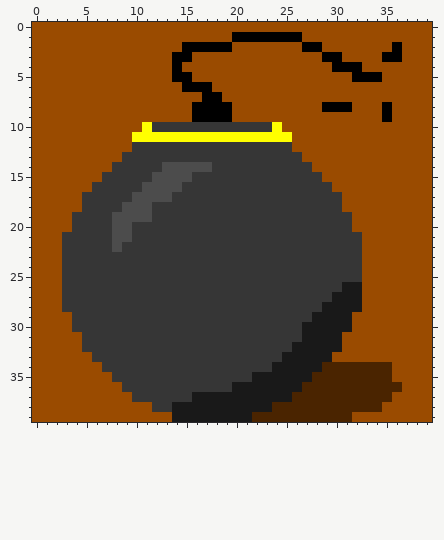
Two states of a pixel-art sprite, src/images/piege.png. The picture above was drawn from the file before the commit.
The file is 40x40 pixels. Colours within 5 levels of each other are drawn and written as one.
After:
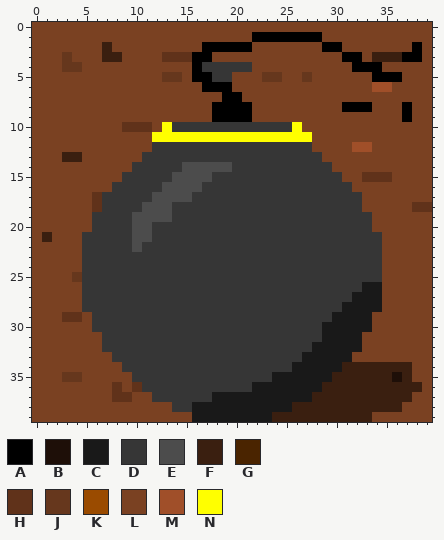
Palette (. is transparent): A #000000  B #1e0f08  C #191919  D #363636  E #4c4c4c  F #3a1f10  G #4a2400  H #60321a  J #66371d  K #9a4b00  L #7a4122  M #a04f29  N #ffff00
Diff:
@@ x 0..39 @@
- 0 KKKKKKKKKKKKKKKKKKKKKKKKKKKKKKKKKKKKKKKK
- 1 KKKKKKKKKKKKKKKKKKKKAAAAAAAKKKKKKKKKKKKK
- 2 KKKKKKKKKKKKKKKAAAAAKKKKKKKAAKKKKKKKAKKK
- 3 KKKKKKKKKKKKKKAAKKKKKKKKKKKKKAAKKKKAAKKK
- 4 KKKKKKKKKKKKKKAKKKKKKKKKKKKKKKAAAKKKKKKK
- 5 KKKKKKKKKKKKKKAAKKKKKKKKKKKKKKKKAAAKKKKK
- 6 KKKKKKKKKKKKKKKAAAKKKKKKKKKKKKKKKKKKKKKK
- 7 KKKKKKKKKKKKKKKKKAAKKKKKKKKKKKKKKKKKKKKK
- 8 KKKKKKKKKKKKKKKKAAAAKKKKKKKKKAAAKKKAKKKK
- 9 KKKKKKKKKKKKKKKKAAAAKKKKKKKKKKKKKKKAKKKK
-10 KKKKKKKKKKKNDDDDDDDDDDDDNKKKKKKKKKKKKKKK
-11 KKKKKKKKKKNNNNNNNNNNNNNNNNKKKKKKKKKKKKKK
-12 KKKKKKKKKKDDDDDDDDDDDDDDDDKKKKKKKKKKKKKK
-13 KKKKKKKKKDDDDDDDDDDDDDDDDDDKKKKKKKKKKKKK
-14 KKKKKKKKDDDDDEEEEEDDDDDDDDDDKKKKKKKKKKKK
-15 KKKKKKKDDDDDEEEEDDDDDDDDDDDDDKKKKKKKKKKK
-16 KKKKKKDDDDDEEEEDDDDDDDDDDDDDDDKKKKKKKKKK
-17 KKKKKDDDDDEEEEDDDDDDDDDDDDDDDDDKKKKKKKKK
-18 KKKKKDDDDEEEDDDDDDDDDDDDDDDDDDDKKKKKKKKK
-19 KKKKDDDDEEEEDDDDDDDDDDDDDDDDDDDDKKKKKKKK
-20 KKKKDDDDEEDDDDDDDDDDDDDDDDDDDDDDKKKKKKKK
-21 KKKDDDDDEEDDDDDDDDDDDDDDDDDDDDDDDKKKKKKK
-22 KKKDDDDDEDDDDDDDDDDDDDDDDDDDDDDDDKKKKKKK
-23 KKKDDDDDDDDDDDDDDDDDDDDDDDDDDDDDDKKKKKKK
-24 KKKDDDDDDDDDDDDDDDDDDDDDDDDDDDDDDKKKKKKK
-25 KKKDDDDDDDDDDDDDDDDDDDDDDDDDDDDDDKKKKKKK
-26 KKKDDDDDDDDDDDDDDDDDDDDDDDDDDDDCCKKKKKKK
-27 KKKDDDDDDDDDDDDDDDDDDDDDDDDDDDCCCKKKKKKK
-28 KKKDDDDDDDDDDDDDDDDDDDDDDDDDDCCCCKKKKKKK
-29 KKKKDDDDDDDDDDDDDDDDDDDDDDDDCCCCKKKKKKKK
-30 KKKKDDDDDDDDDDDDDDDDDDDDDDDCCCCCKKKKKKKK
-31 KKKKKDDDDDDDDDDDDDDDDDDDDDDCCCCKKKKKKKKK
-32 KKKKKDDDDDDDDDDDDDDDDDDDDDCCCCCKKKKKKKKK
-33 KKKKKKDDDDDDDDDDDDDDDDDDDCCCCCKKKKKKKKKK
-34 KKKKKKKDDDDDDDDDDDDDDDDDCCCCCGGGGGGGKKKK
-35 KKKKKKKKDDDDDDDDDDDDDDCCCCCCGGGGGGGGKKKK
-36 KKKKKKKKKDDDDDDDDDDDCCCCCCCGGGGGGGGGGKKK
-37 KKKKKKKKKKDDDDDDCCCCCCCCCCGGGGGGGGGGKKKK
-38 KKKKKKKKKKKKDDCCCCCCCCCCGGGGGGGGGGGKKKKK
-39 KKKKKKKKKKKKKKCCCCCCCCGGGGGGGGGGKKKKKKKK
+ 0 LLLLLLLLLLLLLLLLLLLLLLLLLLLLLLLLLLLLLLLL
+ 1 LLLLLLLLLLLLLLLLLLLLLLAAAAAAALLLLLLLLLLL
+ 2 LLLLLLLFLLLLLLLLLAAAAALLLLLLLAALLLLLLLAL
+ 3 LLLJLLLFFLLLLHHHAALLLLLLLLLLLLLAALFFFAAL
+ 4 LLLJJLLLLLLLLLLLADDDDDLLLLLLLLLLAAALLLLL
+ 5 LLLLLLLLLLLLLJJLAADDLLLJJLLJLLLLLLAAALLL
+ 6 LLLLLLLLLLLLLLLLLAAALLLLLLLLLLLLLLMMLLLL
+ 7 LLLLLLLLLLLLLLLLLLLAALLLLLLLLLLLLLLLLLLL
+ 8 LLLLLLLLLLLLLLLLLLAAAALLLLLLLLLAAALLLALL
+ 9 LLLLLLLLLLLLLLLLLLAAAALLLLLLLLLLLLLLLALL
+10 LLLLLLLLLHHHLNDDDDDDDDDDDDNLLLLLLLLLLLLL
+11 LLLLLLLLLLLLNNNNNNNNNNNNNNNNLLLLLLLLLLLL
+12 LLLLLLLLLLLLDDDDDDDDDDDDDDDDLLLLMMLLLLLL
+13 LLLFFLLLLLLDDDDDDDDDDDDDDDDDDLLLLLLLLLLL
+14 LLLLLLLLLLDDDDDEEEEEDDDDDDDDDDLLLLLLLLLL
+15 LLLLLLLLLDDDDDEEEEDDDDDDDDDDDDDLLHHHLLLL
+16 LLLLLLLLDDDDDEEEEDDDDDDDDDDDDDDDLLLLLLLL
+17 LLLLLLHDDDDDEEEEDDDDDDDDDDDDDDDDDLLLLLLL
+18 LLLLLLHDDDDEEEDDDDDDDDDDDDDDDDDDDLLLLLHH
+19 LLLLLLDDDDEEEEDDDDDDDDDDDDDDDDDDDDLLLLLL
+20 LLLLLLDDDDEEDDDDDDDDDDDDDDDDDDDDDDLLLLLL
+21 LFLLLDDDDDEEDDDDDDDDDDDDDDDDDDDDDDDLLLLL
+22 LLLLLDDDDDEDDDDDDDDDDDDDDDDDDDDDDDDLLLLL
+23 LLLLLDDDDDDDDDDDDDDDDDDDDDDDDDDDDDDLLLLL
+24 LLLLLDDDDDDDDDDDDDDDDDDDDDDDDDDDDDDLLLLL
+25 LLLLJDDDDDDDDDDDDDDDDDDDDDDDDDDDDDDLLLLL
+26 LLLLLDDDDDDDDDDDDDDDDDDDDDDDDDDDDCCLLLLL
+27 LLLLLDDDDDDDDDDDDDDDDDDDDDDDDDDDCCCLLLLL
+28 LLLLLDDDDDDDDDDDDDDDDDDDDDDDDDDCCCCLLLLL
+29 LLLHHLDDDDDDDDDDDDDDDDDDDDDDDDCCCCLLLLLL
+30 LLLLLLDDDDDDDDDDDDDDDDDDDDDDDCCCCCLLLLLL
+31 LLLLLLLDDDDDDDDDDDDDDDDDDDDDDCCCCLLLLLLL
+32 LLLLLLLDDDDDDDDDDDDDDDDDDDDDCCCCCLLLLLLL
+33 LLLLLLLLDDDDDDDDDDDDDDDDDDDCCCCCLLLLLLLL
+34 LLLLLLLLLDDDDDDDDDDDDDDDDDCCCCCFFFFFFFLL
+35 LLLJJLLLLLDDDDDDDDDDDDDDCCCCCCFFFFFFBFLL
+36 LLLLLLLLHLHDDDDDDDDDDDCCCCCCCFFFFFFFFFFL
+37 LLLLLLLLHHLLDDDDDDCCCCCCCCCCFFFFFFFFFFLL
+38 LLLLLLLLLLLLLLDDCCCCCCCCCCFFFFFFFFFFFLLL
+39 LLLLLLLLLLLLLLLLCCCCCCCCFFFFFFFFFFLLLLLL
Where, in picture pixels (left, top, right, bottom), the same in both pictures:
changed: (32, 22, 432, 422)
